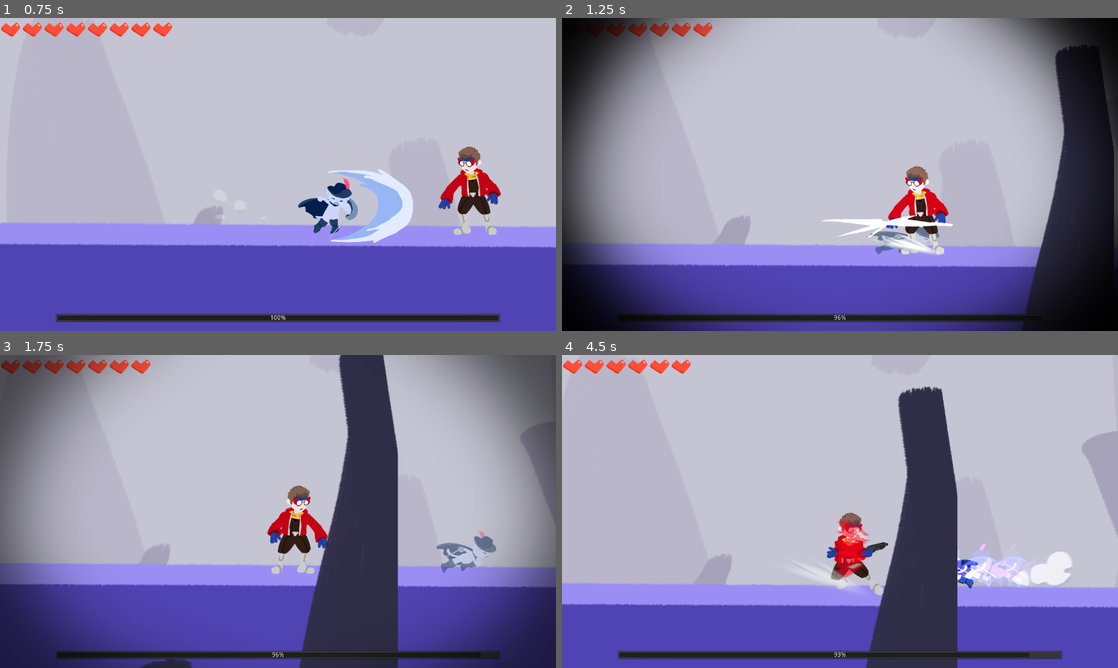
Above: before the commit, frames 1-4 (two rows, left to right).
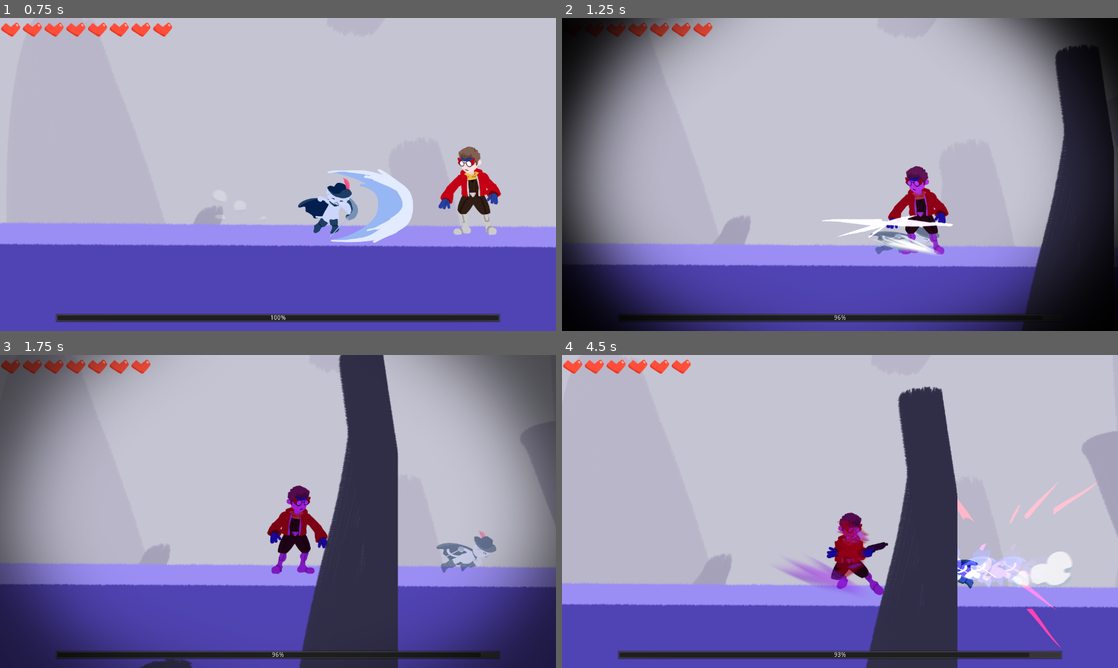
Above: after the commit, the same moments.

Repository: cyu2019/coots-game-proj
Game: Godot game, scene res://levels/test_nick.tscn
Two runs of this game, one before a commit and one after it. Both use one fixed random seed, a clock stepped at 60 frames per second and the inputs below. This scene is started directly instead of the project's main scene. The engine's default icon, where the game draws it, is replaced by a stand-in: a white triangle on a blue panel in a dark square.
Inputs:
- Up to frame 1 (0.75 s): hold Right (move_right) from 0.53 s (still down); tap K (attack) at 0.6 s
- Up to frame 2 (1.25 s): keep holding Right (move_right); tap Space (jump) at 0.77 s
- Up to frame 3 (1.75 s): keep holding Right (move_right); tap Shift (dash) at 1.35 s; tap Space (jump) at 1.52 s
- Up to frame 4 (4.5 s): release Right (move_right) at 2.03 s; hold A (move_left) 2.03-2.78 s; tap K (attack) at 2.1, 3.6 s; hold Right (move_right) 2.78-4.28 s; tap Shift (dash) at 2.85, 4.35 s; tap Space (jump) at 3.02, 3.77 s; hold A (move_left) from 4.28 s (still down)

Frame 1 is identical in both runs. In frame 2, 1.2% of the frame differs, in the area x 58-70%, y 47-76%; in frame 3, 1.4%; in frame 4, 2.4%, in the area x 39-97%, y 40-94%.
Error before the commit: Invalid call. Nonexistent function 'instance' in base 'Nil'. (res://nick/nick.gd:222)

Commit message:
added phases and made nick a little less buggy

Diff:
--- /dev/null
+++ b/levels/test.tscn
@@ -0,0 +1,31 @@
+[gd_scene load_steps=5 format=2]
+
+[ext_resource path="res://player/player.tscn" type="PackedScene" id=1]
+[ext_resource path="res://icon.png" type="Texture" id=2]
+[ext_resource path="res://slime/slime.tscn" type="PackedScene" id=3]
+
+[sub_resource type="RectangleShape2D" id=1]
+
+[node name="Node2D" type="Node2D"]
+
+[node name="player" parent="." instance=ExtResource( 1 )]
+
+[node name="StaticBody2D" type="StaticBody2D" parent="."]
+position = Vector2( -3, 101 )
+scale = Vector2( 30, 1 )
+collision_layer = 257
+collision_mask = 257
+__meta__ = {
+"_edit_group_": true
+}
+
+[node name="Sprite" type="Sprite" parent="StaticBody2D"]
+modulate = Color( 0, 0, 0, 1 )
+texture = ExtResource( 2 )
+
+[node name="CollisionShape2D" type="CollisionShape2D" parent="StaticBody2D"]
+scale = Vector2( 3.2, 3 )
+shape = SubResource( 1 )
+
+[node name="slime" parent="." instance=ExtResource( 3 )]
+position = Vector2( -500, -40 )
--- a/levels/test_nick.tscn
+++ b/levels/test_nick.tscn
@@ -76,7 +76,6 @@
 
 [node name="nick" parent="." instance=ExtResource( 3 )]
 position = Vector2( 499, -38 )
-LASER = null
 
 [node name="UI" parent="." instance=ExtResource( 4 )]
 
--- a/nick/nick.gd
+++ b/nick/nick.gd
@@ -46,8 +46,6 @@
 var health = MAX_HEALTH
 
 # === combat vars
-var has_thrown_needles = false
-var num_needles = 3
 var burst_counter = 0
 var burst_amt = 0
 
@@ -75,7 +73,7 @@
 	$ShakeTimer.start()
 	Globals.ui.set_boss_health(100 * health / MAX_HEALTH)
 
-	if health <= floor(MAX_HEALTH/2):
+	if health <= floor(MAX_HEALTH):
 		base_color = Color.purple
 		burst_amt = 3
 		$ActionTimer.wait_time = 1.5
@@ -118,9 +116,6 @@
 		process_movement_gravity(delta)
 	elif state == GAME_STATE.SIDEB:
 		$AnimatedSprite.play("sideb")
-		if burst_counter > 0:
-			begin_sideb()
-			burst_counter -= 1
 
 	elif state == GAME_STATE.UPB_CHARGE:
 		$AnimatedSprite.play("upb_charge")
@@ -132,23 +127,31 @@
 		$FireParticles.rotation = Vector2.DOWN.angle_to(velocity)
 		$FireParticles.emitting = true
 		# starts in the air and goes to ground
-		if $FloorCast.is_colliding() and target_position.y == -ATTACK_HEIGHT:
+		if $FloorCast.is_colliding() and target_position.y < -100:
 			$AnimatedSprite.rotation = 0
 			velocity.x = 0
 			state = GAME_STATE.LAND
 			Globals.camera.shake(400,0.3)
-
+			if burst_counter > 0:
+				burst_counter -= 1
+				begin_upb()
+			else:
+				state = GAME_STATE.LAND
 		elif dist_travelled >= MAX_DIST:
 			$AnimatedSprite.rotation = 0
 			velocity.x = 0
-			state = GAME_STATE.LAND
+			if burst_counter > 0:
+				burst_counter -= 1
+				begin_upb()
+			else:
+				state = GAME_STATE.LAND
 		# var kick_dir = sign(velocity.x)
 		# if kick_dir < 0 and global_position.x <= -STAGE_EDGE_X or kick_dir > 0 and global_position.x > STAGE_EDGE_X:
 		# 	state = GAME_STATE.IDLE
 		# 	velocity.x = 0
 		# 	$ActionTimer.start()
 		dist_travelled += delta * velocity.length()
-		process_movement(delta)
+		move_and_slide_with_snap(velocity, Vector2(0,0), Vector2.UP)
 	elif state == GAME_STATE.LASER_WINDUP:
 		$AnimatedSprite.play("laser_windup")
 		process_movement_gravity(delta)
@@ -178,14 +181,13 @@
 # action timer
 func _on_ActionTimer_timeout():
 	if state == GAME_STATE.IDLE:
+		burst_counter = burst_amt
 		var num_actions = 3
-		if global_position.x >= STAGE_EDGE_X or global_position.x <= -STAGE_EDGE_X:
-			num_actions = 2
 		var choice = randi() % num_actions
 		if choice == 0:
-			begin_laser()
+			begin_sideb()
 		elif choice == 1:
-			begin_laser()
+			begin_upb()
 		else:
 			begin_laser()
 
@@ -198,7 +200,7 @@
 func begin_sideb():
 	state = GAME_STATE.SIDEB
 	face_player()
-	var dir_to_player = Vector2(x_dir_to_player, 0)
+	var dir_to_player = Vector2(-1 if $AnimatedSprite.flip_h else 1, 0)
 	target_position = global_position + dir_to_player * DASH_AMOUNT
 	if target_position.x < -STAGE_EDGE_X:
 		target_position.x = -STAGE_EDGE_X
@@ -209,12 +211,8 @@
 func begin_upb():
 	state = GAME_STATE.UPB_CHARGE
 	face_player()
-	var choice = randi() % 2
 	dist_travelled = 0
-	if(choice == 0):
-		target_position = Vector2(Globals.player.global_position.x, -ATTACK_HEIGHT)
-	else:
-		target_position = global_position
+	target_position = global_position
 	$WindupTimer.start()
 
 func shoot_laser():
@@ -235,6 +233,8 @@
 	if state == GAME_STATE.UPB_CHARGE:
 		var upb_dir = (Globals.player.global_position - global_position).normalized()
 		velocity = upb_dir * UPB_SPEED
+		if velocity.length() == 0:
+			velocity = Vector2.RIGHT * UPB_SPEED
 		$AnimatedSprite.rotation = velocity.angle() + PI/2
 		Globals.camera.shake(400,0.3)
 		state = GAME_STATE.UPB
@@ -266,8 +266,12 @@
 			begin_upb()
 		else:
 			velocity.x = 0
-			$WindDownTimer.start()
-			$ShakeTimer.start()
+			if burst_counter > 0:
+				burst_counter -= 1
+				begin_sideb()
+			else:
+				$WindDownTimer.start()
+				$ShakeTimer.start()
 
 func _on_WindDownTimer_timeout():
 	state = GAME_STATE.IDLE
